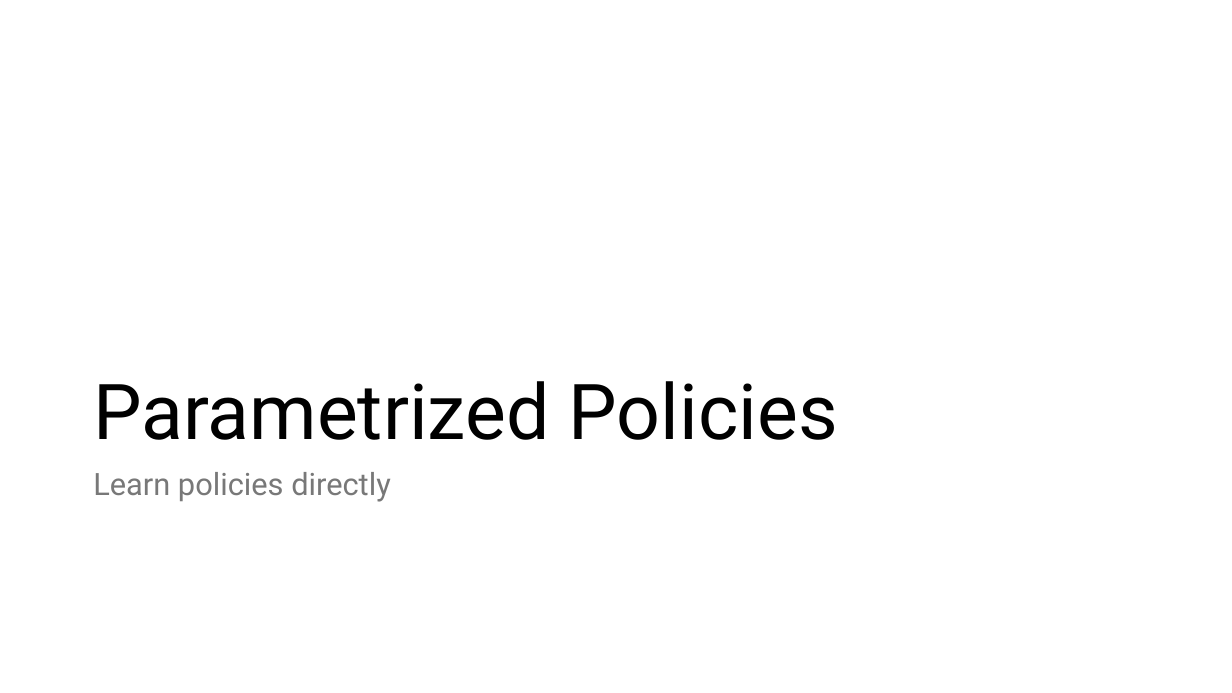
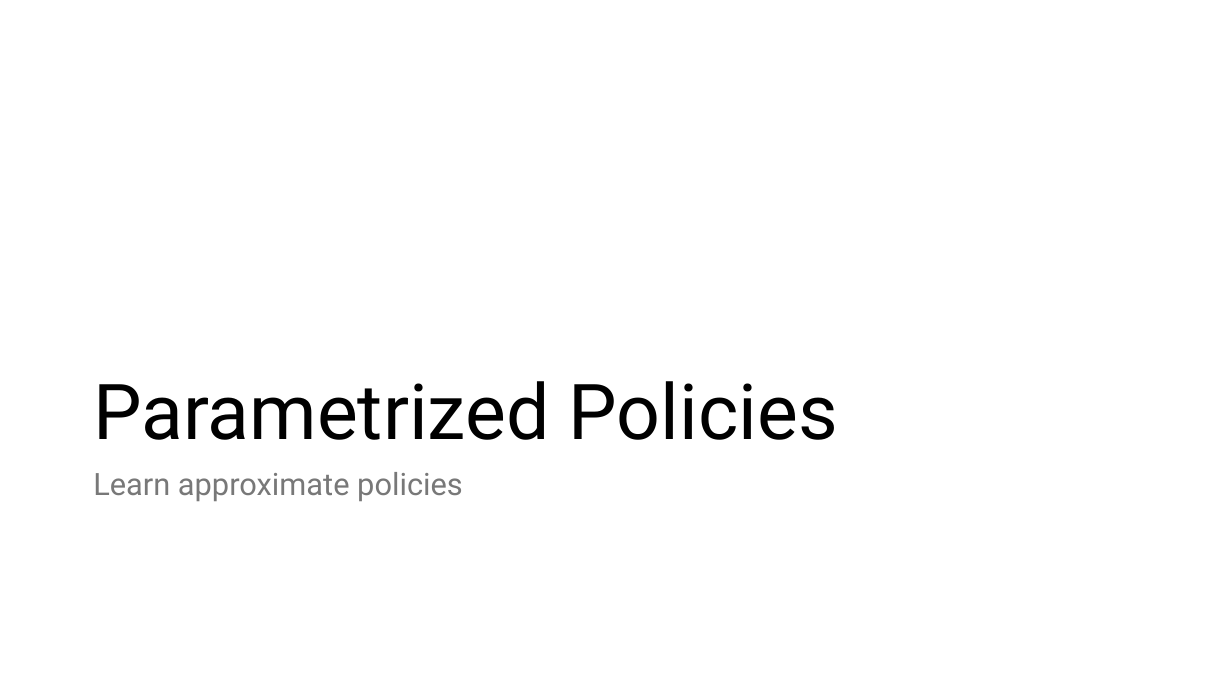
Before and after one commit to mhahsler/Introduction_to_Reinforcement_Learning, a slide deck: slide 4 of slides/Lecture_Chapter13.pptx. Drawn at 1232x693 pixels with LibreOffice and Linux fonts; fonts in the diff are those of the drawing. Boxes give left, top, right and bottom in pixels: in the first picture for what was removed or moved away, otherwise in the second. Text is boxed around its words. In the diff, an @@ line names an element or a change of style, - is before the commit and + after.

```diff
--- a/slides/Lecture_Chapter13.pptx
+++ b/slides/Lecture_Chapter13.pptx
@@ text at box(93, 472, 463, 501): text changed @@
-Learn policies directly
+Learn approximate policies
```
Also in this commit, not shown: 1 other slide changed, 2 other files.
